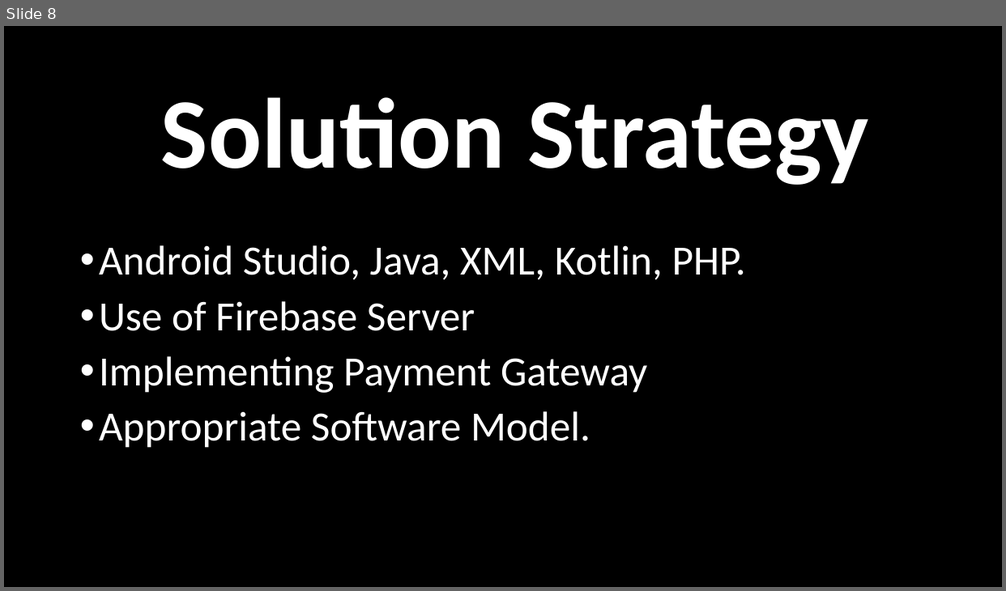
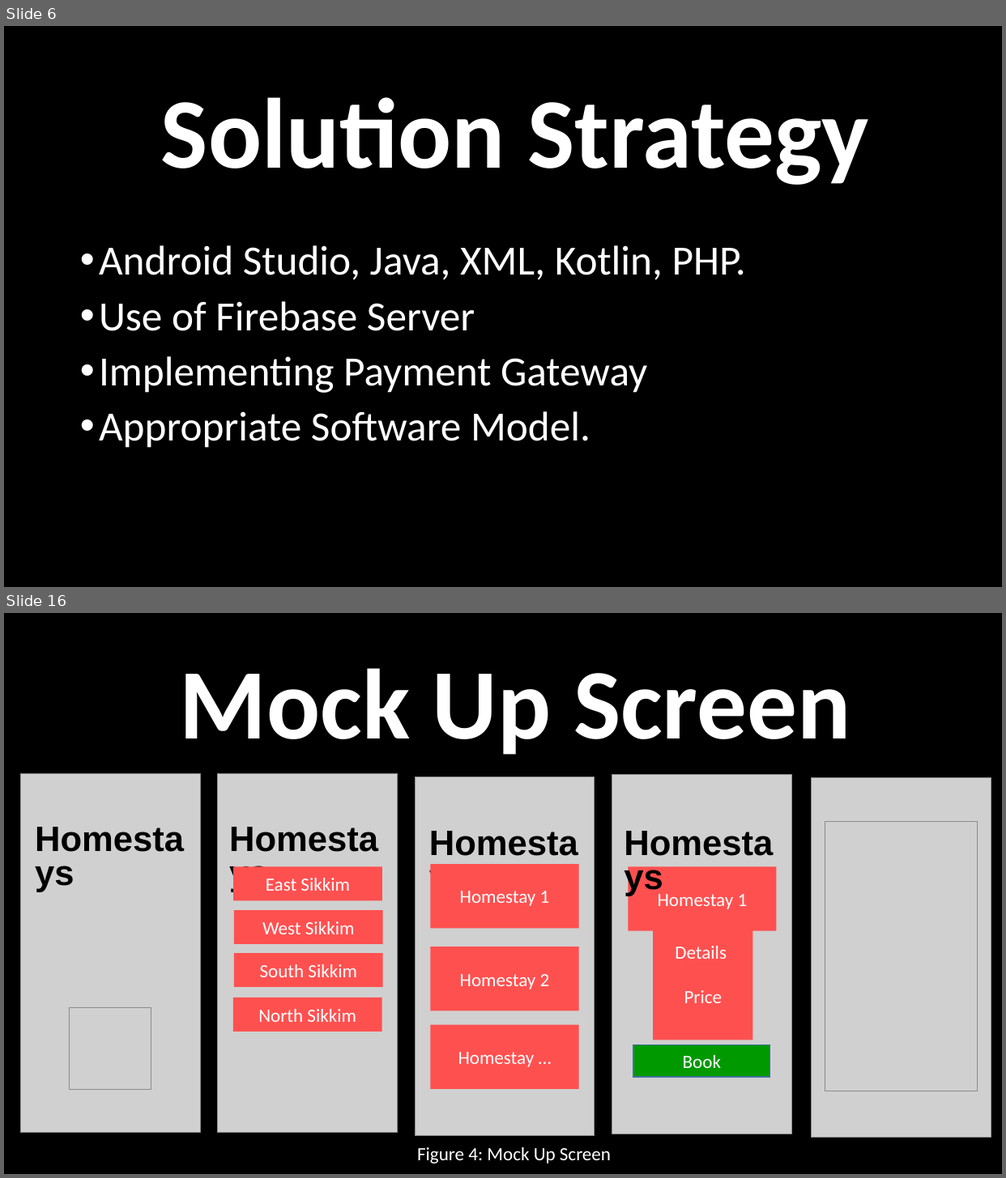
Before and after one commit to pritz10/Dissertation-Mini-Project-2018-, a slide deck: Home Stays.pptx. Shown one above the other, each under a label of ours: slide 8 before the commit, slides 6 and 16 after it; the slides between them are not shown. The pictures are 1006x591 and 1006x1178 pixels, drawn with LibreOffice and Linux fonts; fonts in the diff are those of the drawing; grey boxes stand for pictures. Boxes give left, top, right and bottom in pixels: in the first picture for what was removed or moved away, otherwise in the second. Text is boxed around its words. In the diff, an @@ line names an element or a change of style, - is before the commit and + after.

```diff
--- a/Home Stays.pptx
+++ b/Home Stays.pptx
@@ slide 16 added at [4, 613, 1002, 1174], background #000000 @@
@@ text added at [180, 668, 850, 755], 96 pt, text #FFFFFF, bold @@
+Mock Up Screen
@@ picture added at [20, 774, 200, 1133] @@
@@ picture added at [217, 774, 397, 1133] @@
@@ picture added at [415, 777, 594, 1136] @@
@@ picture added at [612, 775, 791, 1134] @@
@@ picture added at [812, 778, 991, 1138] @@
@@ text added at [27, 820, 193, 888], 34 pt, text #000000, bold @@
+Homestays
@@ text added at [222, 820, 387, 888], 34 pt, text #000000, bold @@
+Homestays
@@ text added at [422, 825, 587, 893], 34 pt, text #000000, bold @@
+Homestays
@@ text added at [616, 825, 782, 893], 34 pt, text #000000, bold @@
+Homestays
@@ picture added at [825, 822, 978, 1092] @@
@@ rectangle added at [233, 867, 382, 901], fill #FF5050, 18 pt, text #FFFFFF @@
+East Sikkim
@@ rectangle added at [431, 865, 579, 929], fill #FF5050, 18 pt, text #FFFFFF @@
+Homestay 1
@@ rectangle added at [629, 867, 777, 931], fill #FF5050, 18 pt, text #FFFFFF @@
+Homestay 1
@@ rectangle added at [234, 910, 383, 944], fill #FF5050, 18 pt, text #FFFFFF @@
+West Sikkim
@@ rectangle added at [431, 947, 579, 1012], fill #FF5050, 18 pt, text #FFFFFF @@
+Homestay 2
@@ rectangle added at [653, 930, 752, 1040], fill #FF5050, 18 pt, text #FFFFFF @@
+Details
+Price
@@ rectangle added at [234, 954, 383, 987], fill #FF5050, 18 pt, text #FFFFFF @@
+South Sikkim
@@ rectangle added at [233, 998, 382, 1032], fill #FF5050, 18 pt, text #FFFFFF @@
+North Sikkim
@@ picture added at [69, 1008, 151, 1090] @@
@@ rectangle added at [431, 1025, 579, 1090], fill #FF5050, 18 pt, text #FFFFFF @@
+Homestay …
@@ rectangle added at [633, 1045, 770, 1077], fill #009900, outline #43739E 1 pt, 18 pt, text #FFFFFF @@
+Book
@@ text added at [417, 1148, 611, 1164], 18 pt, text #FFFFFF @@
+Figure 4: Mock Up Screen
@@ what was slide 8 is now slide 6 @@
```
Also in this commit, not shown: 8 slides changed, 8 other slides added, 2 slides removed, 4 other files.
